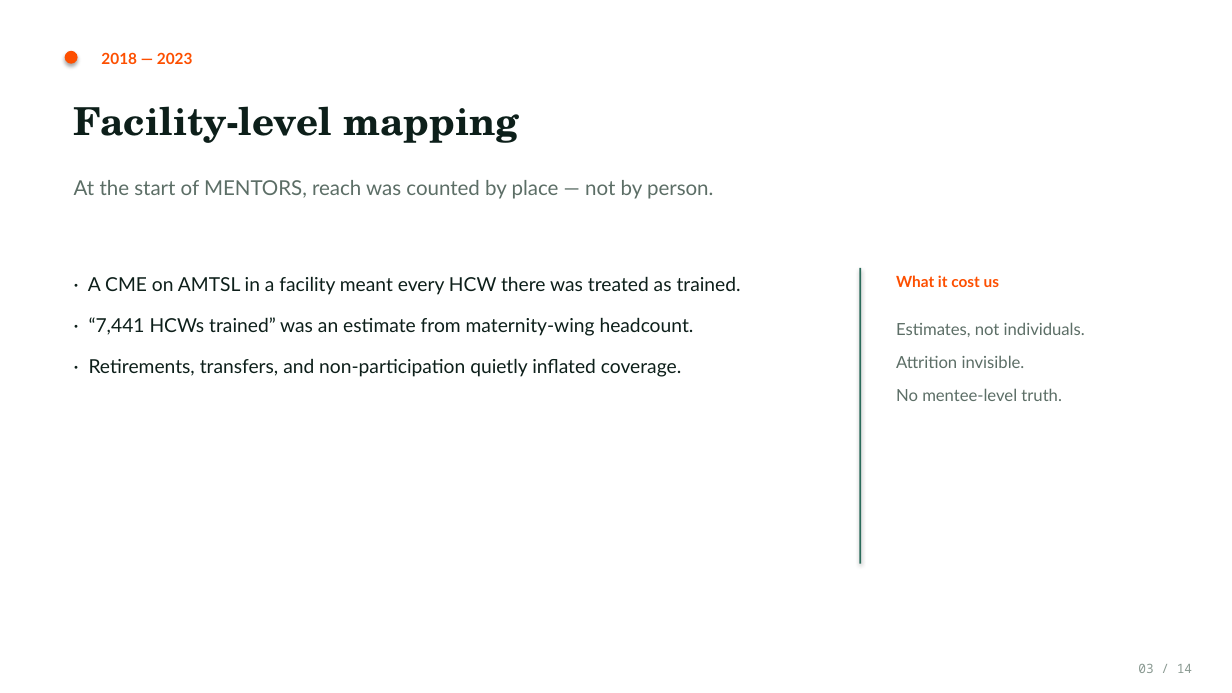
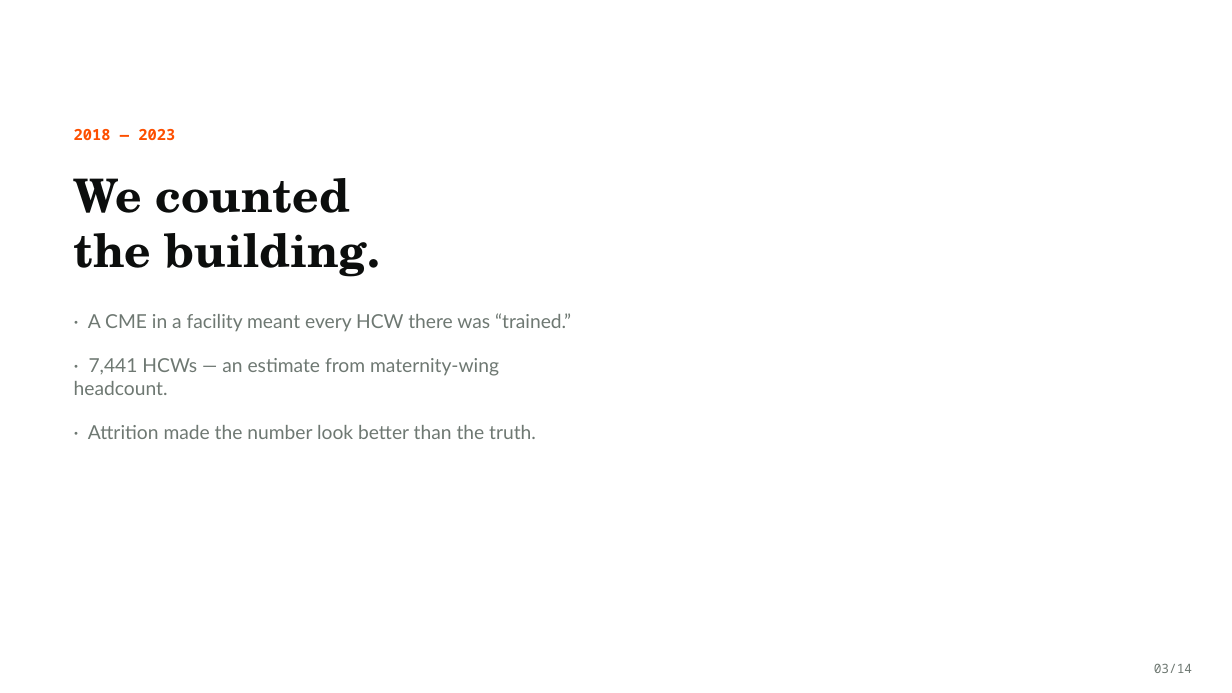
Before and after one commit to kakaijacob/Special-Operations-Schema, a slide deck: slide 3 of docs/Mentee_Mapping_SOP.pptx. Drawn at 1232x693 pixels with LibreOffice and Linux fonts; fonts in the diff are those of the drawing; background and template pictures are left out. Boxes give left, top, right and bottom in pixels: in the first picture for what was removed or moved away, otherwise in the second. Text is boxed around its words. In the diff, an @@ line names an element or a change of style, - is before the commit and + after.

```diff
--- a/docs/Mentee_Mapping_SOP.pptx
+++ b/docs/Mentee_Mapping_SOP.pptx
@@ ellipse removed at (65,51,78,64) @@
@@ text removed at (74,106,519,143) @@
-Facility-level mapping
@@ text "2018 — 2023": place and size @@
-text "2018 — 2023" at (101,52,193,64)
+text "2018 — 2023" at (74,129,175,140)
@@ text "2018 — 2023" at (74,129,175,140): font Lato to Noto Sans Mono @@
@@ text added at (74,178,380,277), 36 pt, text #0C0E0D, bold @@
+We counted
+the building.
@@ text removed at (74,180,713,199) @@
-At the start of MENTORS, reach was counted by place — not by person.
@@ rectangle removed at (860,268,861,564) @@
@@ text removed at (896,275,999,287) @@
-What it cost us
@@ text at (74,313,571,439): text changed; text colour #0D1F1A to #6E7872 @@
-· A CME on AMTSL in a facility meant every HCW there was treated as trained.
-· “7,441 HCWs trained” was an estimate from maternity-wing headcount.
-· Retirements, transfers, and non-participation quietly inflated coverage.
+· A CME in a facility meant every HCW there was “trained.”
+· 7,441 HCWs — an estimate from maternity-wing headcount.
+· Attrition made the number look better than the truth.
@@ text removed at (896,322,1085,401) @@
-Estimates, not individuals.
-Attrition invisible.
-No mentee-level truth.
@@ text at (1154,664,1192,673): text changed; text colour #8A9A92 to #6E7872 @@
-03 / 14
+03/14
```
Also in this commit, not shown: 11 other slides changed, 2 slides added, 2 slides removed, 12 other files.
